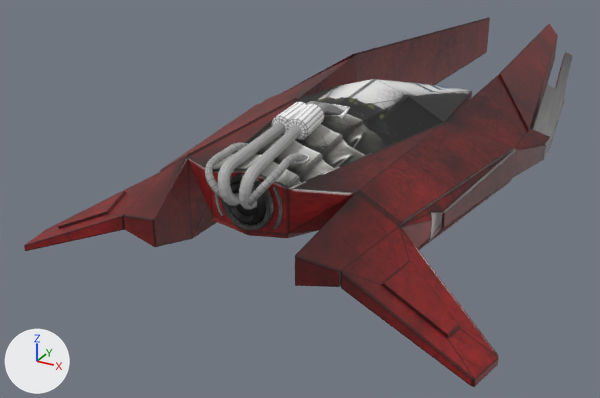
Two versions of the FBX model GameContent/Models/Ships/Skylar.fbx, one commit apart.
Both versions are drawn from a 50 mm lens placed at (0.0409, -0.1109, 0.0394), pointed at (-0.0123, -0.0141, -0.009). Lighting does not change. The marker at lower left points along +X, +Y and +Z. Where no turn or scale is listed for an object, it has been applied to the vertices.

Before the edit, the objects in view are built like this:
```python
me_mesh = bpy.data.meshes.new('Mesh')
me_mesh.from_pydata(...)  # 1760 vertices, 1731 faces; spans x -0.0267..0.0267, y -0.0526..0.0526, z -0.0087..0.0087
me_mesh.materials.append(mat_lambert2)  # picture img_skylartexture_png
ob_skylar_low = bpy.data.objects.new('Skylar_Low', me_mesh)
ob_skylar_low.location = (0.0, -0.0007, 0.0042)
```
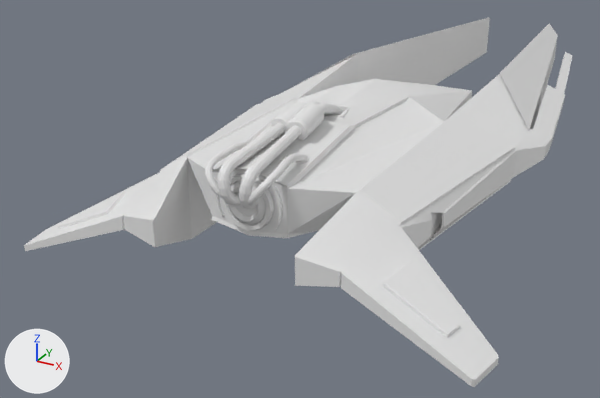
Boxes (x1, y1, x2, y2) around the edits, measured in the pictures (600 x 398 px):
'Skylar_Low', recoloured (brown to white)
    both: (24, 17, 572, 387)

The change, as a diff of the scene's bpy script:
```diff
--- a/GameContent/Models/Ships/Skylar.fbx.py
+++ b/GameContent/Models/Ships/Skylar.fbx.py
@@ mat_pasted__hlslshader1 @@
+mat_pasted__hlslshader1 = principled_material('pasted__hlslShader1')
+mat_pasted__hlslshader1.base_color = (0.8, 0.8, 0.8)  # white #e7e7e7
@@ me_mesh @@
 me_mesh.from_pydata(...)  # 1760 vertices, 1731 faces; spans x -0.0267..0.0267, y -0.0526..0.0526, z -0.0087..0.0087
-me_mesh.materials.append(mat_lambert2)  # picture img_skylartexture_png
+me_mesh.materials.append(mat_pasted__hlslshader1)  # white #e7e7e7
```
